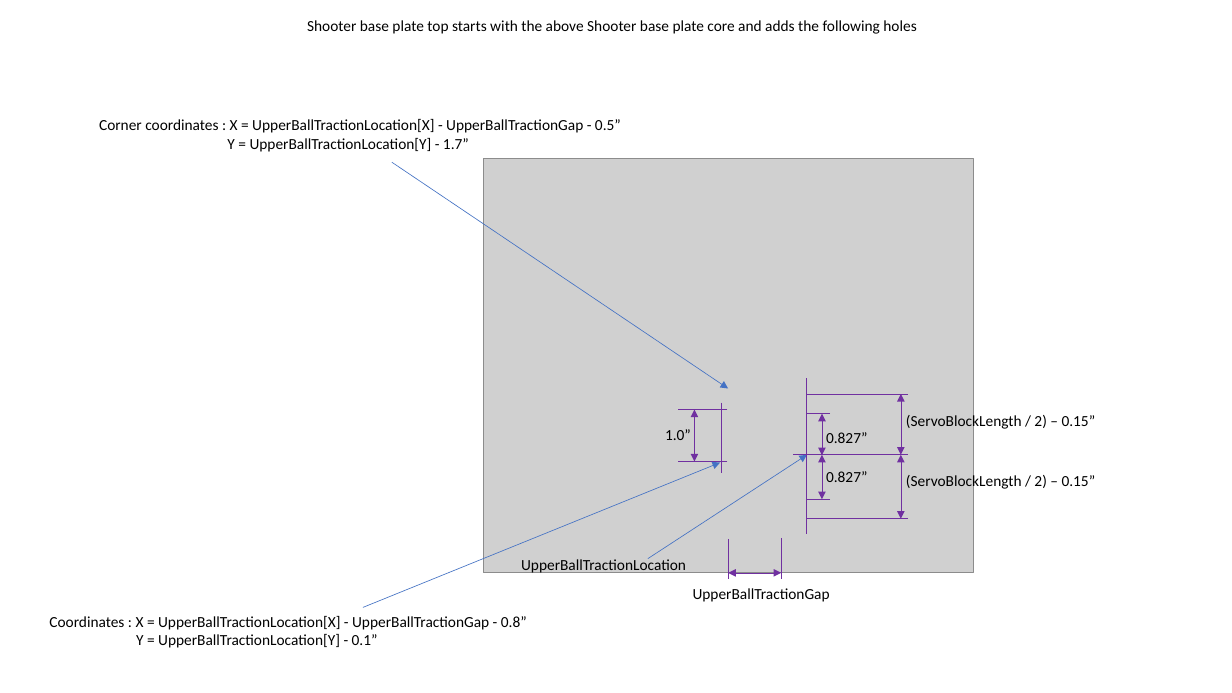
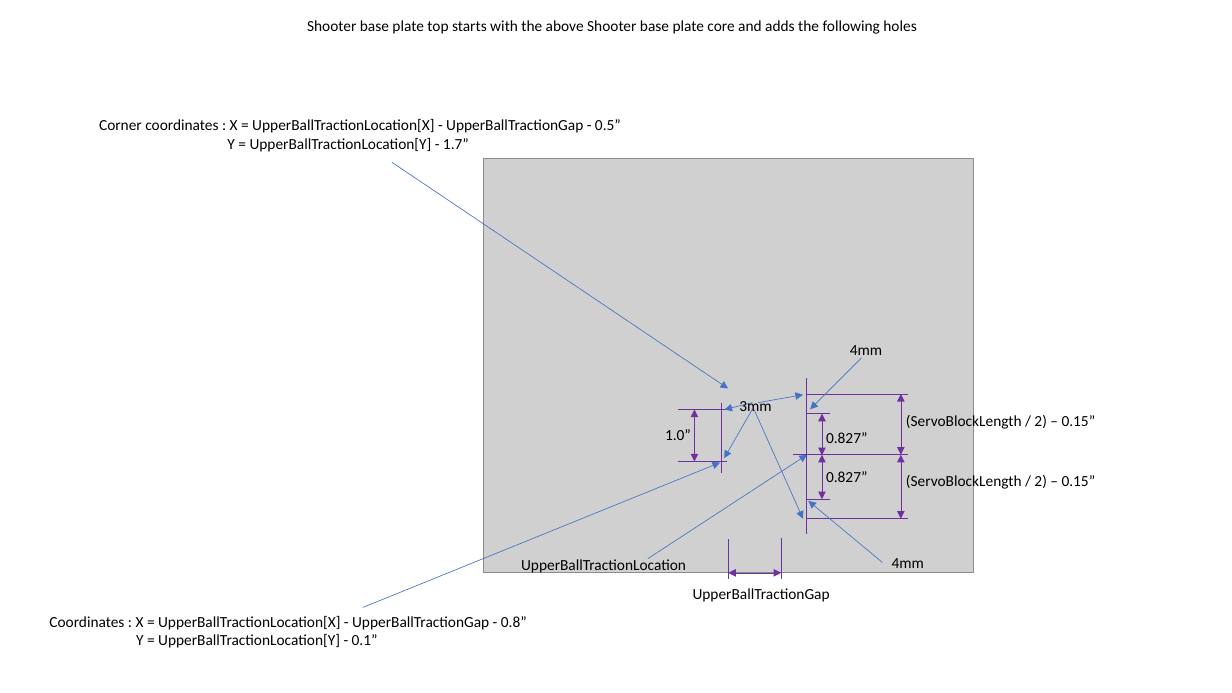
Before and after one commit to Mercs-MSA/2025-FTC-20166, a slide deck: slide 3 of CAD dimensions etc.pptx. Drawn at 1232x693 pixels with LibreOffice and Linux fonts; fonts in the diff are those of the drawing; grey boxes stand for pictures. Boxes give left, top, right and bottom in pixels: in the first picture for what was removed or moved away, otherwise in the second. Text is boxed around its words. In the diff, an @@ line names an element or a change of style, - is before the commit and + after.

```diff
--- a/CAD dimensions etc.pptx
+++ b/CAD dimensions etc.pptx
@@ arrow added from (861, 358) to (811, 409), #4472C4 0.5 pt @@
@@ text added at (850,345,882,360), 12 pt, text #000000 @@
+4mm
@@ arrow added from (752, 403) to (725, 409), #4472C4 0.5 pt @@
@@ arrow added from (752, 409) to (725, 458), #4472C4 0.5 pt @@
@@ text added at (739,400,771,416), 12 pt, text #000000 @@
+3mm
@@ arrow added from (754, 409) to (803, 518), #4472C4 0.5 pt @@
@@ arrow added from (758, 403) to (803, 395), #4472C4 0.5 pt @@
@@ arrow added from (883, 563) to (809, 501), #4472C4 0.5 pt @@
@@ text added at (892,558,924,573), 12 pt, text #000000 @@
+4mm
```
Also in this commit, not shown: 13 other files.
